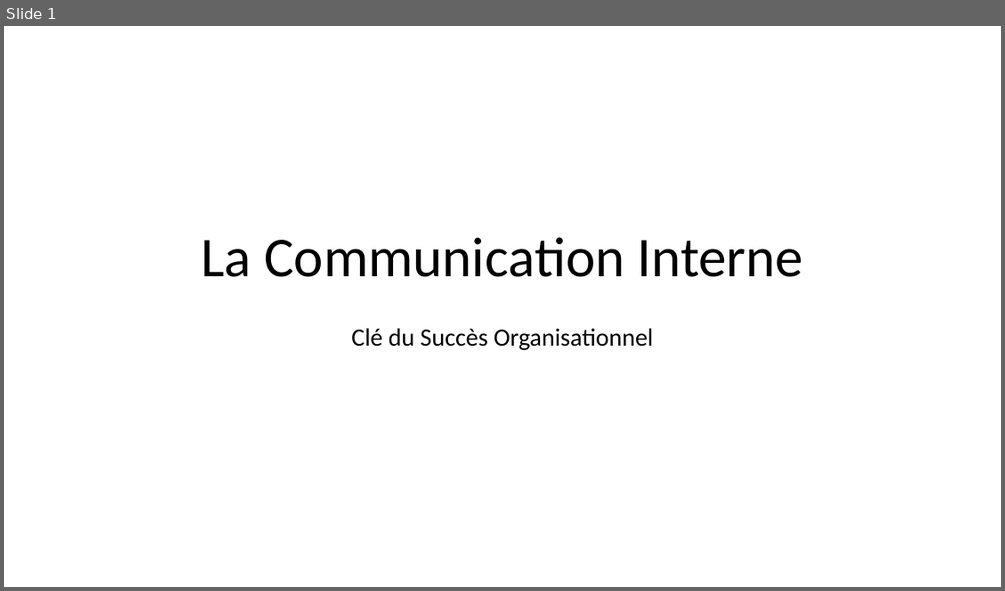
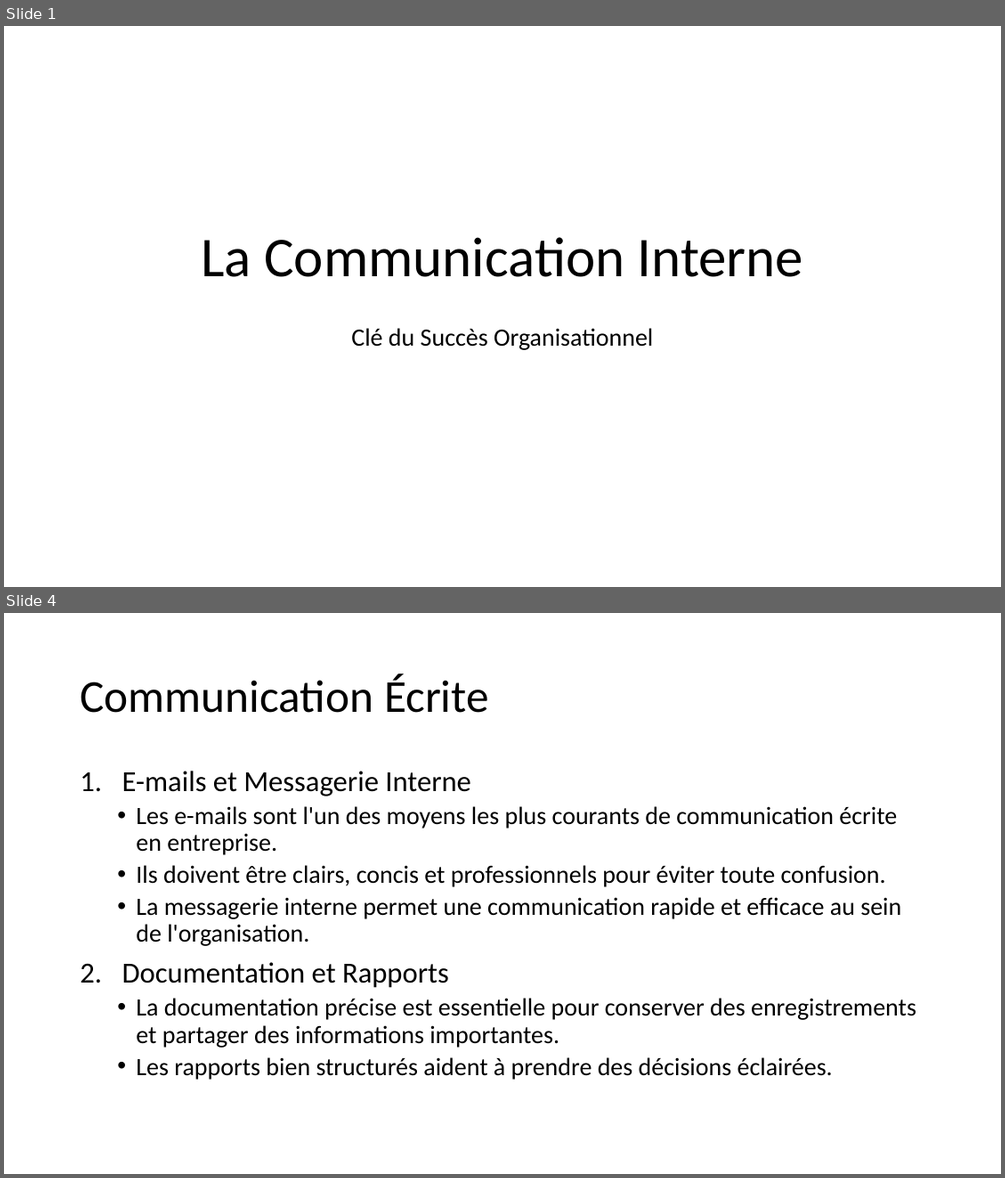
Before and after one commit to HlaimBTW/PPT-CommunicationInterne, a slide deck: Presentation.pptx. Shown one above the other, each under a label of ours: slide 1 before the commit, slides 1 and 4 after it; the slides between them are not shown. The pictures are 1005x591 and 1005x1178 pixels, drawn with LibreOffice and Linux fonts; fonts in the diff are those of the drawing. Boxes give left, top, right and bottom in pixels: in the first picture for what was removed or moved away, otherwise in the second. Text is boxed around its words. In the diff, an @@ line names an element or a change of style, - is before the commit and + after.

Commit message:
v3

```diff
--- a/Presentation.pptx
+++ b/Presentation.pptx
@@ slide 4 added at <box>4,613,1001,1174</box>, background #FFFFFF @@
@@ title added at <box>80,674,489,713</box>, 44 pt, text #000000 @@
+Communication Écrite
@@ text added at <box>122,771,916,1079</box>, 24 pt, text #000000 @@
+1. E-mails et Messagerie Interne
+  • Les e-mails sont l'un des moyens les plus courants de communication écrite en entreprise.
+  • Ils doivent être clairs, concis et professionnels pour éviter toute confusion.
+  • La messagerie interne permet une communication rapide et efficace au sein de l'organisation.
+2. Documentation et Rapports
+  • La documentation précise est essentielle pour conserver des enregistrements et partager des informations importantes.
+  • Les rapports bien structurés aident à prendre des décisions éclairées.
```
Also in this commit, not shown: 7 other slides added, 1 slide removed.
